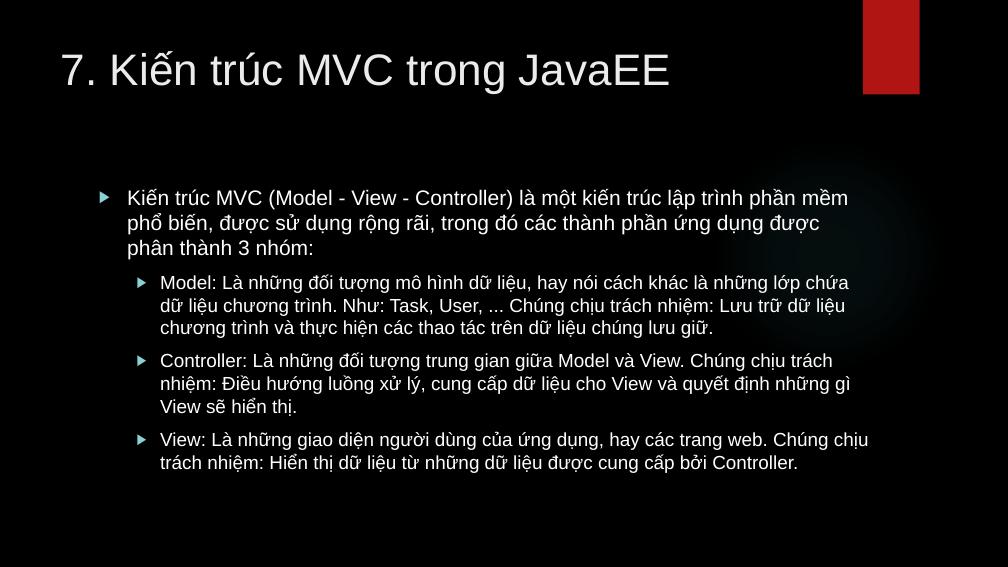
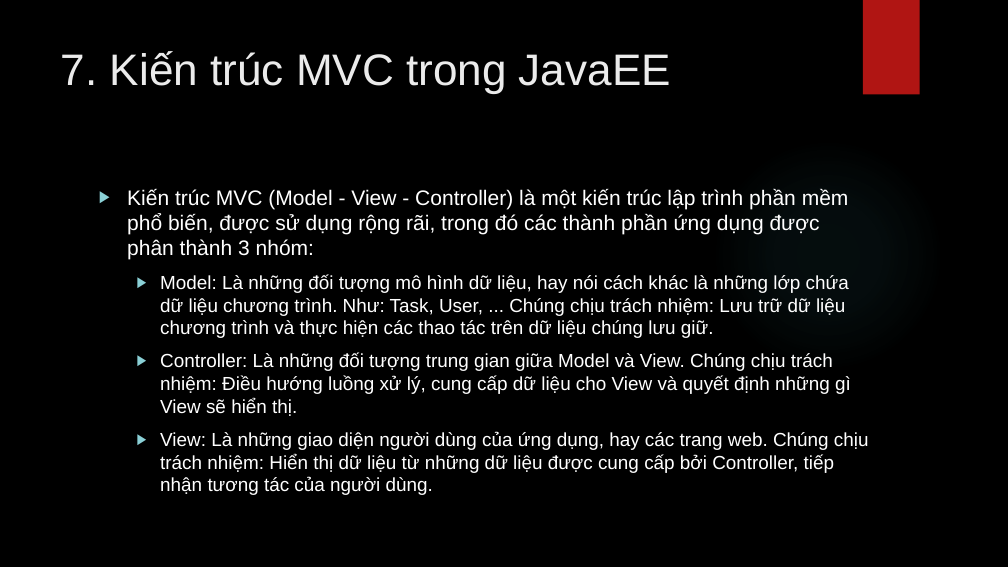
Before and after one commit to lequochai26/GDUTraining_Basic_Java_Web_Development, a slide deck: slide 55 of Slides/Day_7_2.pptx. Drawn at 1008x567 pixels with LibreOffice and Linux fonts; fonts in the diff are those of the drawing; background and template pictures are left out. Boxes give left, top, right and bottom in pixels: in the first picture for what was removed or moved away, otherwise in the second. Text is boxed around its words. In the diff, an @@ line names an element or a change of style, - is before the commit and + after.

```diff
--- a/Slides/Day_7_2.pptx
+++ b/Slides/Day_7_2.pptx
@@ text at [160, 431, 869, 495]: text changed @@
-  ▶ View: Là những giao diện người dùng của ứng dụng, hay các trang web. Chúng chịu trách nhiệm: Hiển thị dữ liệu từ những dữ liệu được cung cấp bởi Controller.
+  ▶ View: Là những giao diện người dùng của ứng dụng, hay các trang web. Chúng chịu trách nhiệm: Hiển thị dữ liệu từ những dữ liệu được cung cấp bởi Controller, tiếp nhận tương tác của người dùng.
```
Also in this commit, not shown: 1 other slide changed, 1 other file.
